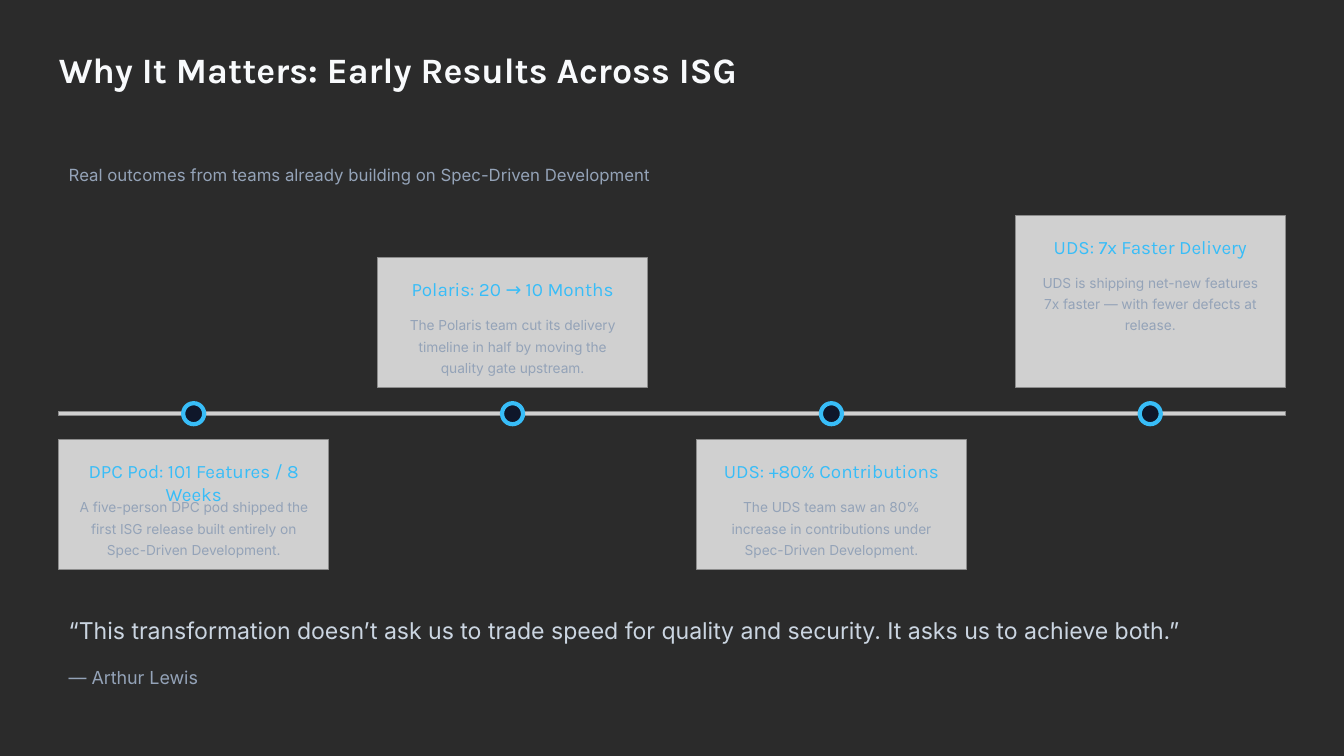
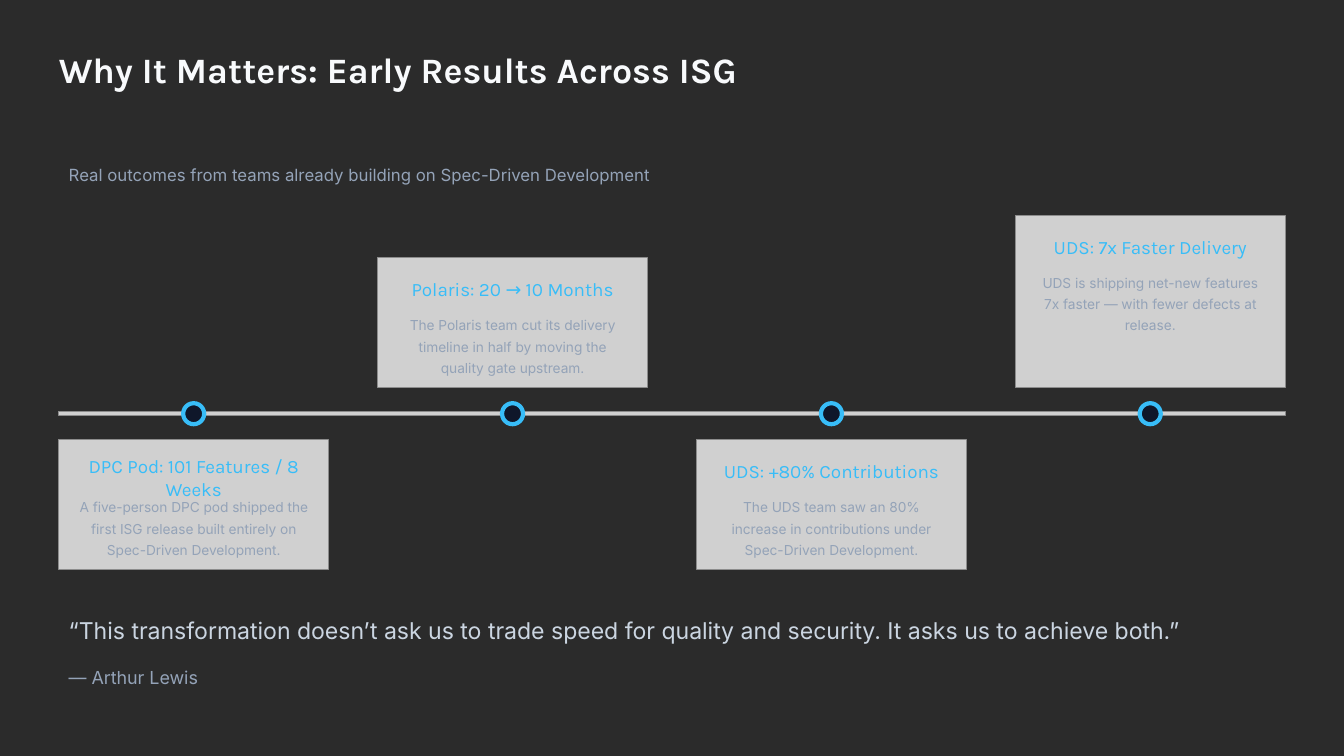
Before and after one commit to balakrishnaakuleti/harness_engineering, a slide deck: slide 13 of Harness Engineering in the Agentic Era (1).pptx (slide 11 before the commit). Drawn at 1344x756 pixels with LibreOffice and Linux fonts; fonts in the diff are those of the drawing; grey boxes stand for pictures; background and template pictures are left out; a plain dark background stands for a picture behind light text. Boxes give left, top, right and bottom in pixels: in the first picture for what was removed or moved away, otherwise in the second. Text is boxed around its words. In the diff, an @@ line names an element or a change of style, - is before the commit and + after.

```diff
--- a/Harness Engineering in the Agentic Era (1).pptx
+++ b/Harness Engineering in the Agentic Era (1).pptx
@@ text "DPC Pod: 101 Features / ..." rewrapped from bbox=[89, 465, 299, 507] to bbox=[89, 460, 299, 496] @@
```
Also in this commit, not shown: 10 other slides changed, 4 slides added.
